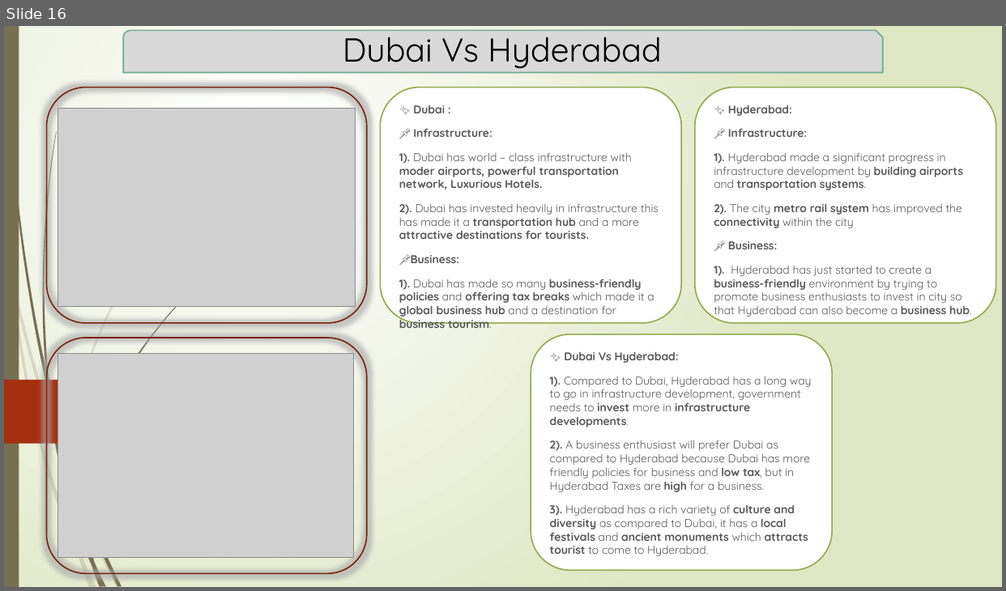
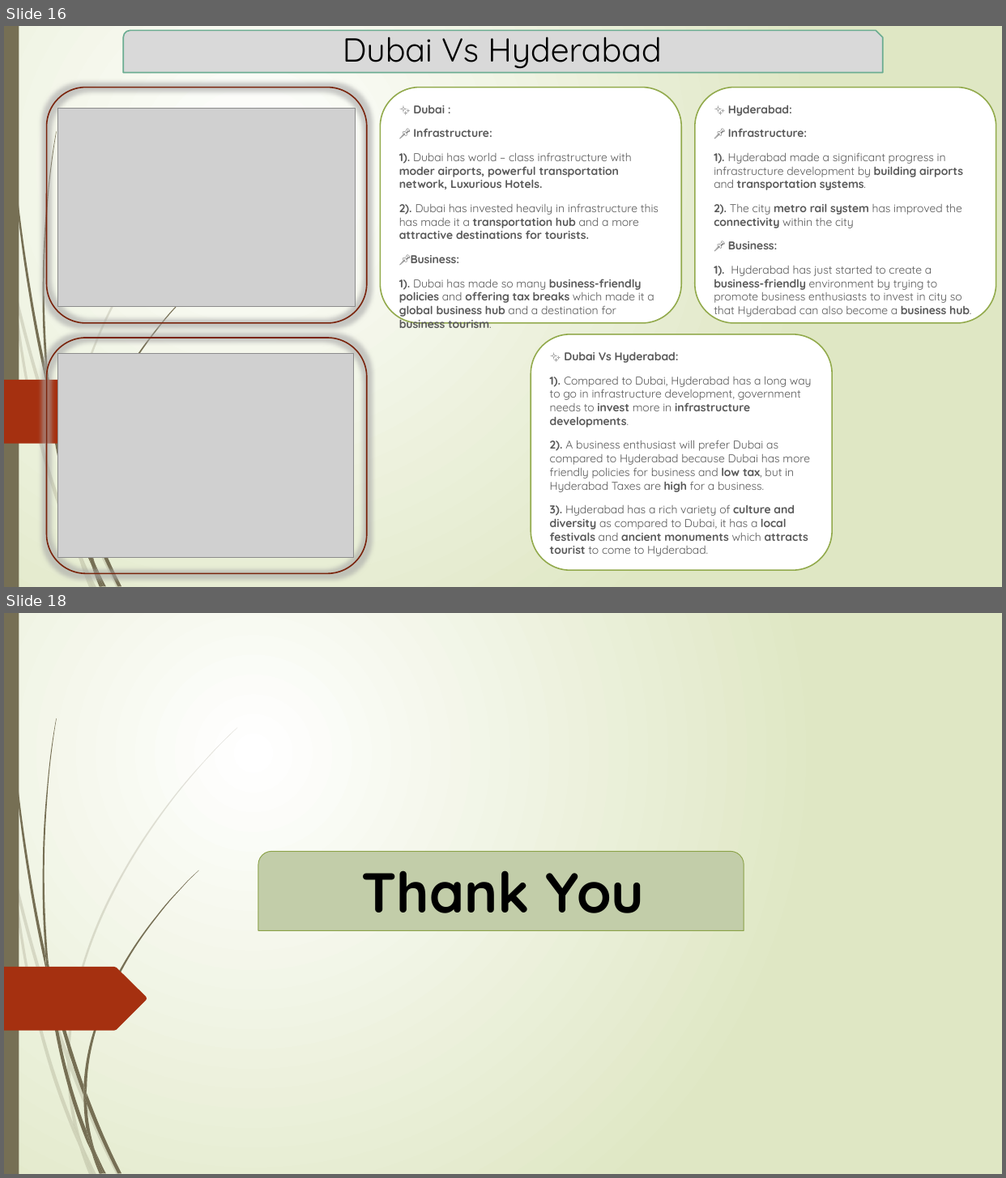
Before and after one commit to Kartik-Lohar/Telangana_Tourism, a slide deck: Tourism Challenge by Codebasics.pptx. Shown one above the other, each under a label of ours: slide 16 before the commit, slides 16 and 18 after it; the slides between them are not shown. The pictures are 1006x591 and 1006x1178 pixels, drawn with LibreOffice and Linux fonts; fonts in the diff are those of the drawing; grey boxes stand for pictures. Boxes give left, top, right and bottom in pixels: in the first picture for what was removed or moved away, otherwise in the second. Text is boxed around its words. In the diff, an @@ line names an element or a change of style, - is before the commit and + after.

```diff
--- a/Tourism Challenge by Codebasics.pptx
+++ b/Tourism Challenge by Codebasics.pptx
@@ slide 18 added at (4, 613, 1002, 1174), background gradient #FFFFFF to #DFE8C4; not listed: 22 template elements that a slide beside it also shows @@
@@ round same rect added at (258, 852, 744, 931), fill #C2CEA9, outline #8BA249 0.75 pt @@
@@ text added at (362, 871, 645, 914), 54 pt, text #000000, bold @@
+Thank You
@@ freeform shape added at (67, 1052, 70, 1070), fill #766F54 at 20% opacity @@
@@ freeform shape added at (83, 1085, 87, 1104), fill #766F54 @@
```
Also in this commit, not shown: 2 slides changed, 1 other slide added.
